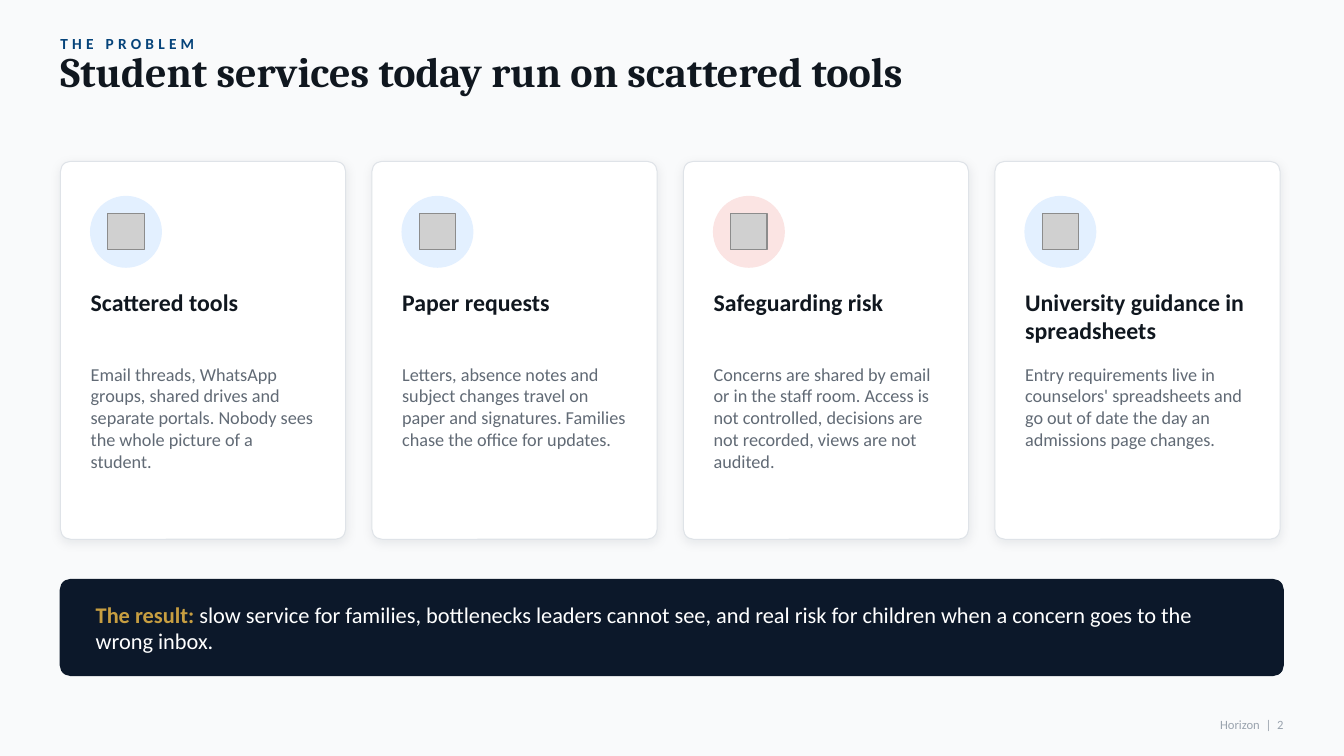
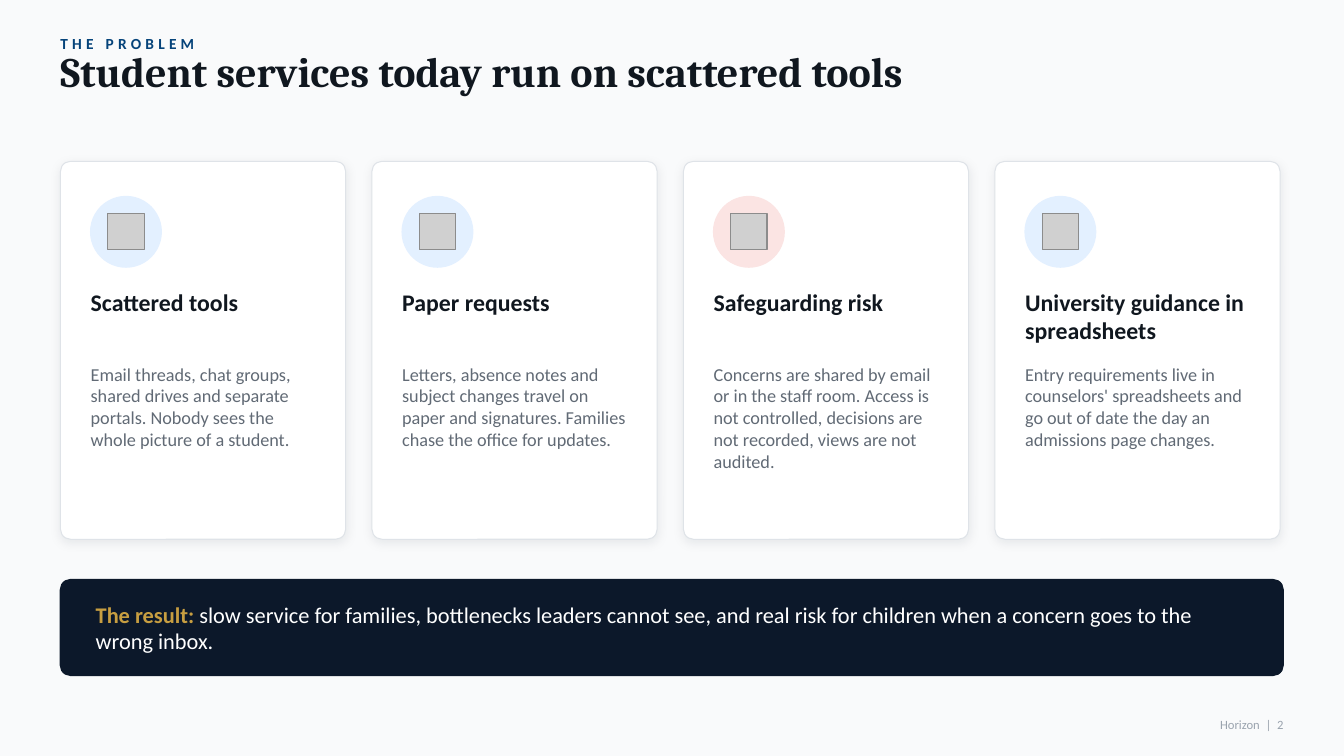
Before and after one commit to jzaky/School, a slide deck: slide 2 of docs/sales/Horizon-Pitch-Deck.pptx. Drawn at 1344x756 pixels with LibreOffice and Linux fonts; fonts in the diff are those of the drawing; grey boxes stand for pictures. Boxes give left, top, right and bottom in pixels: in the first picture for what was removed or moved away, otherwise in the second. Text is boxed around its words. In the diff, an @@ line names an element or a change of style, - is before the commit and + after.

```diff
--- a/docs/sales/Horizon-Pitch-Deck.pptx
+++ b/docs/sales/Horizon-Pitch-Deck.pptx
@@ text at <box>91,368,291,449</box>: text changed @@
-Email threads, WhatsApp groups, shared drives and separate portals. Nobody sees the whole picture of a student.
+Email threads, chat groups, shared drives and separate portals. Nobody sees the whole picture of a student.
```
Also in this commit, not shown: 8 other slides changed, 3 slides added, 10 other files.
